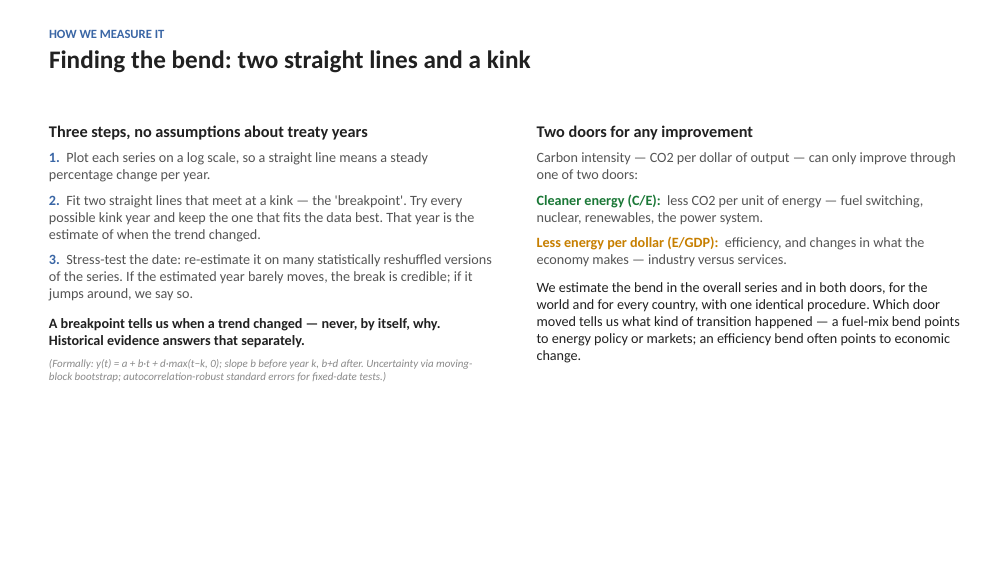
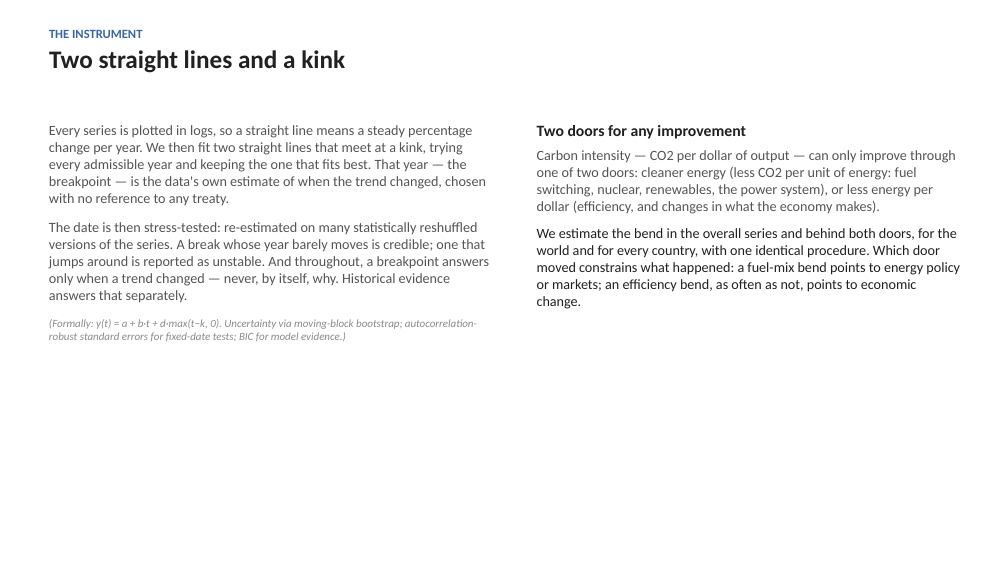
Before and after one commit to cwejnert/HDI-Happiness, a slide deck: slide 4 of carbon_breakpoints_takeaway_figures/what_bends_the_curve_final.pptx (slide 3 before the commit). Drawn at 1008x567 pixels with LibreOffice and Linux fonts; fonts in the diff are those of the drawing. Boxes give left, top, right and bottom in pixels: in the first picture for what was removed or moved away, otherwise in the second. Text is boxed around its words. In the diff, an @@ line names an element or a change of style, - is before the commit and + after.

```diff
--- a/carbon_breakpoints_takeaway_figures/what_bends_the_curve_final.pptx
+++ b/carbon_breakpoints_takeaway_figures/what_bends_the_curve_final.pptx
@@ text at [49,30,345,73]: text changed @@
-HOW WE MEASURE IT
-Finding the bend: two straight lines and a kink
+THE INSTRUMENT
+Two straight lines and a kink
@@ text at [49,125,489,341]: text changed @@
-Three steps, no assumptions about treaty years
-1. Plot each series on a log scale, so a straight line means a steady percentage change per year.
-2. Fit two straight lines that meet at a kink — the 'breakpoint'. Try every possible kink year and keep the one that fits the data best. That year is the estimate of when the trend changed.
-3. Stress-test the date: re-estimate it on many statistically reshuffled versions of the series. If the estimated year barely moves, the break is credible; if it jumps around, we say so.
-A breakpoint tells us when a trend changed — never, by itself, why. Historical evidence answers that separately.
-(Formally: y(t) = a + b·t + d·max(t−k, 0); slope b before year k, b+d after. Uncertainty via moving-block bootstrap; autocorrelation-robust standard errors for fixed-date tests.)
+Every series is plotted in logs, so a straight line means a steady percentage change per year. We then fit two straight lines that meet at a kink, trying every admissible year and keeping the one that fits best. That year — the breakpoint — is the data's own estimate of when the trend changed, chosen with no reference to any treaty.
+The date is then stress-tested: re-estimated on many statistically reshuffled versions of the series. A break whose year barely moves is credible; one that jumps around is reported as unstable. And throughout, a breakpoint answers only when a trend changed — never, by itself, why. Historical evidence answers that separately.
+(Formally: y(t) = a + b·t + d·max(t−k, 0). Uncertainty via moving-block bootstrap; autocorrelation-robust standard errors for fixed-date tests; BIC for model evidence.)
@@ text at [537,125,746,139]: size 15.5 to 15 pt in "Two doors for any improvement"; less space between paragraphs @@
@@ text at [537,228,960,309]: text changed @@
-Carbon intensity — CO2 per dollar of output — can only improve through one of two doors:
-Cleaner energy (C/E): less CO2 per unit of energy — fuel switching, nuclear, renewables, the power system.
-Less energy per dollar (E/GDP): efficiency, and changes in what the economy makes — industry versus services.
-We estimate the bend in the overall series and in both doors, for the world and for every country, with one identical procedure. Which door moved tells us what kind of transition happened — a fuel-mix bend points to energy policy or markets; an efficiency bend often points to economic change.
+Carbon intensity — CO2 per dollar of output — can only improve through one of two doors: cleaner energy (less CO2 per unit of energy: fuel switching, nuclear, renewables, the power system), or less energy per dollar (efficiency, and changes in what the economy makes).
+We estimate the bend in the overall series and behind both doors, for the world and for every country, with one identical procedure. Which door moved constrains what happened: a fuel-mix bend points to energy policy or markets; an efficiency bend, as often as not, points to economic change.
```
Also in this commit, not shown: 13 other slides changed, 13 slides added, 8 slides removed, 2 other files.
